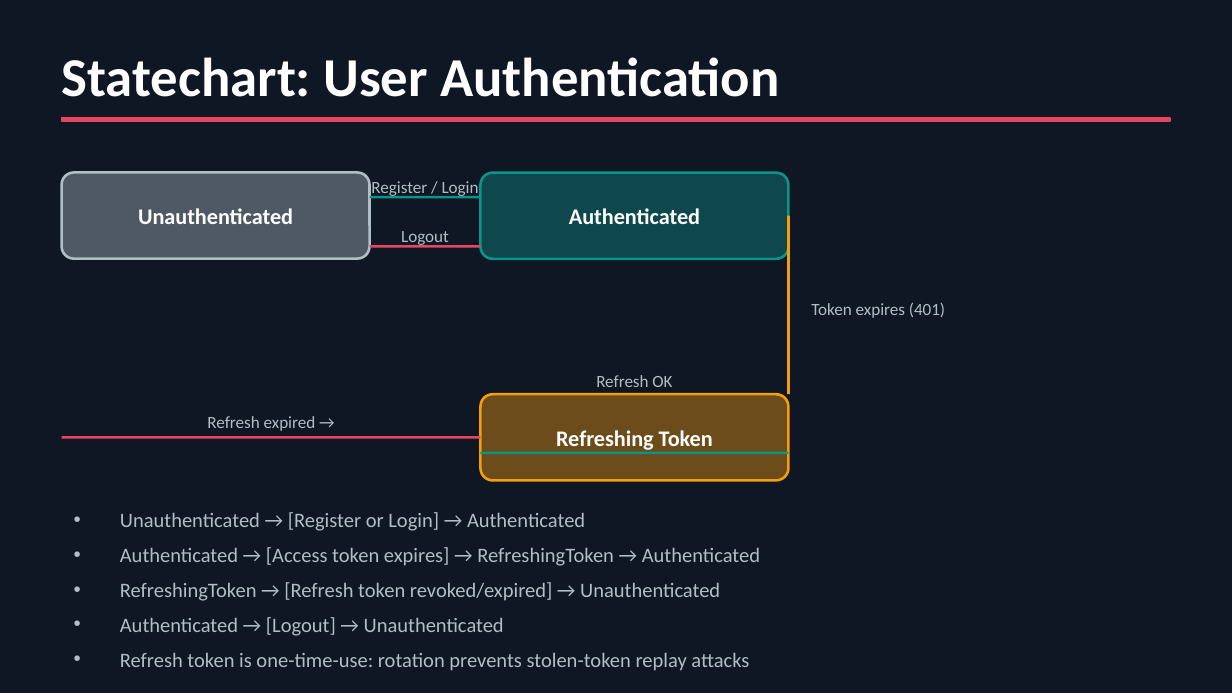
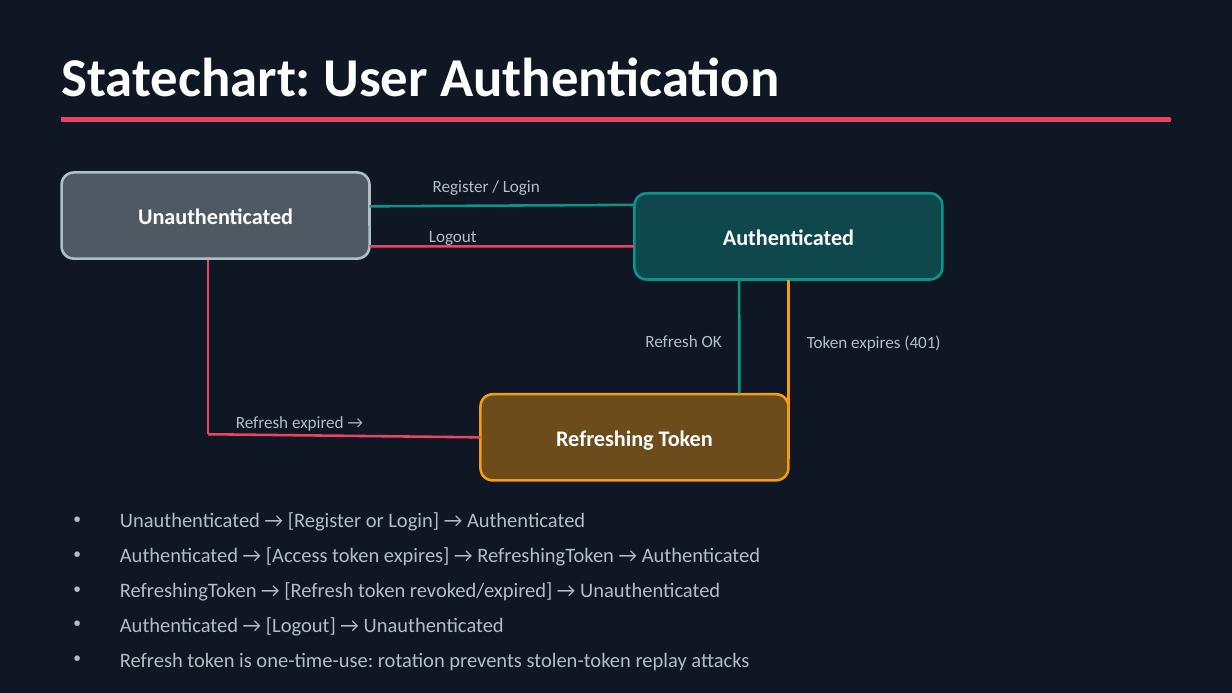
Before and after one commit to mingooyen/CS4398SoftwareEngineeringProject, a slide deck: slide 7 of submission/10_presentation.pptx (slide 6 before the commit). Drawn at 1232x693 pixels with LibreOffice and Linux fonts; fonts in the diff are those of the drawing. Boxes give left, top, right and bottom in pixels: in the first picture for what was removed or moved away, otherwise in the second. Text is boxed around its words. In the diff, an @@ line names an element or a change of style, - is before the commit and + after.

Commit message:
Final Changes for final presentation

```diff
--- a/submission/10_presentation.pptx
+++ b/submission/10_presentation.pptx
@@ text "Register / Login": place and size @@
-text "Register / Login" at (371,181,479,198)
+text "Register / Login" at (433,180,540,195)
@@ line moved from (370, 197) - (480, 197) to (370, 206) - (634, 205) @@
@@ text "Authenticated": place and size @@
-text "Authenticated" at (569,208,700,224)
+text "Authenticated" at (723,229,854,245)
@@ rounded rectangle: place and size @@
-rounded rectangle at (480,172,788,259)
+rounded rectangle at (634,193,942,280)
@@ text "Logout": place and size @@
-text "Logout" at (401,231,449,247)
+text "Logout" at (429,231,477,247)
@@ line added from (208, 434) to (208, 260), #E94560 1.5 pt @@
@@ line moved from (370, 246) - (480, 246) to (370, 246) - (634, 246) @@
@@ line moved from (480, 453) - (788, 453) to (739, 280) - (739, 393) @@
@@ line moved from (788, 216) - (788, 394) to (788, 280) - (788, 458) @@
@@ text "Refresh OK": place and size @@
-text "Refresh OK" at (596,375,672,387)
+text "Refresh OK" at (645,335,722,347)
@@ text "Token expires (401)": place and size @@
-text "Token expires (401)" at (811,302,945,318)
+text "Token expires (401)" at (807,336,940,351)
@@ text "Refresh expired →": place and size @@
-text "Refresh expired →" at (207,416,316,431)
+text "Refresh expired →" at (236,416,344,434)
@@ line moved from (62, 437) - (480, 437) to (208, 434) - (480, 437) @@
```
Also in this commit, not shown: 5 other slides changed, 4 slides added, 1 slide removed.
